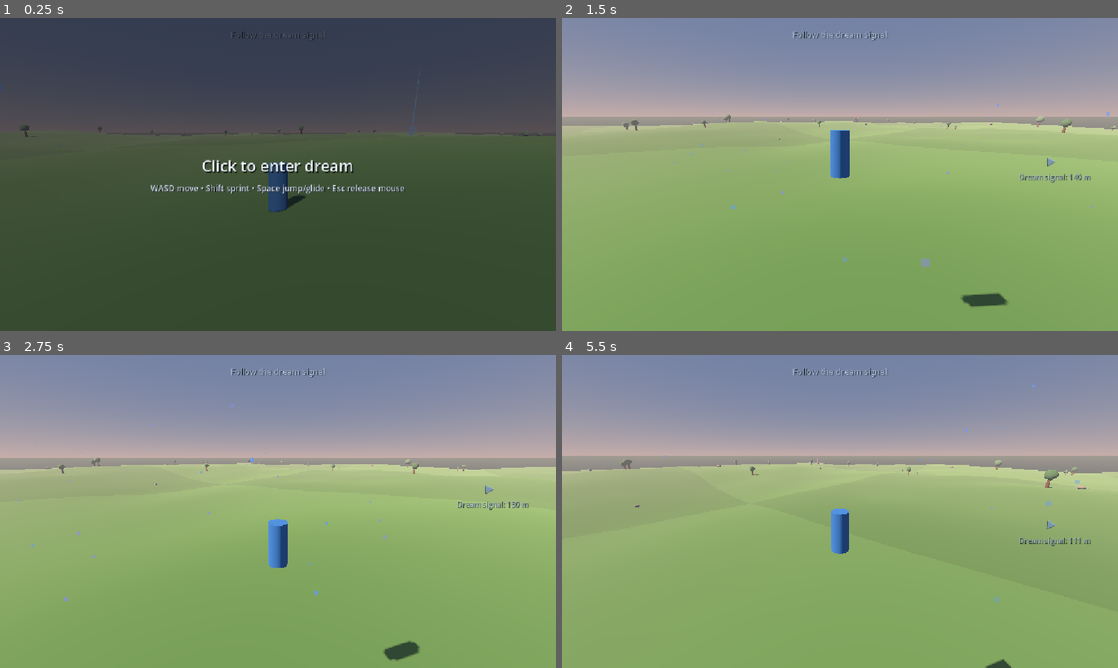
Above: before the commit, frames 1-4 (two rows, left to right).
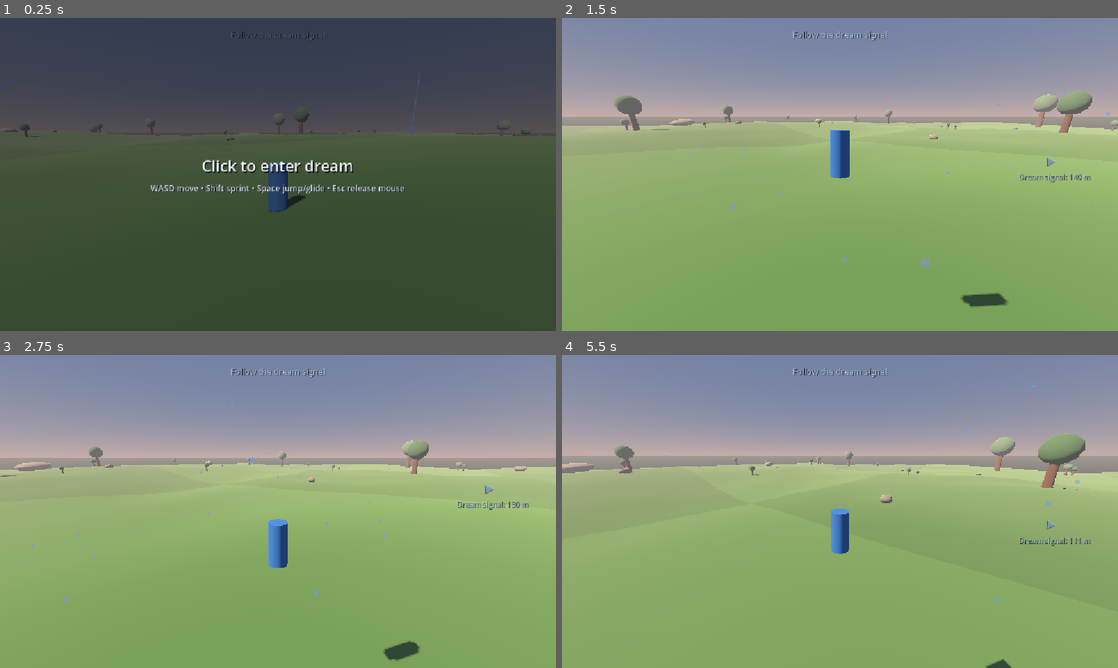
Above: after the commit, the same moments.

Repository: nimanimanima-rgb/DreamRunner
Game: Godot game, scene res://scenes/Game.tscn
The game is run twice, just before and just after one commit, with the same random seed, the same clock (stepped at 60 frames per second) and the same inputs.
Inputs (mouse positions are in pixels of both pictures, inside the frame that each line leads up to):
- Up to frame 1 (0.25 s): no input
- Up to frame 2 (1.5 s): tap Enter at 0.5 s; move the mouse to (962, 158) at 0.52 s; hold D (move_right) 0.53-1.28 s; hold Shift (sprint) 0.53-1.28 s; click (962, 158) at 0.67 s; tap Space (jump) at 0.77 s; move the mouse to (812, 174) at 1.27 s; hold W (move_forward) from 1.28 s (still down); tap Shift (sprint) at 1.35 s
- Up to frame 3 (2.75 s): keep holding W (move_forward); tap Space (jump) at 1.52 s; move the mouse to (289, 505) at 2.02 s; hold Shift (sprint) from 2.03 s (still down)
- Up to frame 4 (5.5 s): keep holding W (move_forward); move the mouse to (834, 517) at 2.77 s; release Shift (sprint) at 2.78 s; tap Shift (sprint) at 2.85, 4.35 s; click (834, 517) at 2.92 s; tap Space (jump) at 3.02, 3.77, 4.52 s; move the mouse to (878, 514) at 3.52 s; hold Shift (sprint) 3.53-4.28 s; move the mouse to (795, 508) at 4.27 s; move the mouse to (845, 511) at 5.02 s; hold Shift (sprint) from 5.03 s (still down); click (845, 511) at 5.17 s

The runs differ from the first frame. In frame 1, 0.1% of the frame differs, in the area x 1-96%, y 30-40%; in frame 2, 1.2%; in frame 3, 0.6%; in frame 4, 1.5%, in the area x 0-95%, y 24-49%.

Commit message:
Tune giant landmark scale

Diff:
--- a/scripts/debug_hud.gd
+++ b/scripts/debug_hud.gd
@@ -38,10 +38,12 @@
 		var chunk_coordinate = terrain_manager.call("get_current_chunk_coordinate")
 		var chunk_count = terrain_manager.call("get_active_chunk_count")
 		var prop_count = terrain_manager.call("get_active_prop_count")
+		var giant_landmark_count = terrain_manager.call("get_active_giant_landmark_count")
 		terrain_text = (
 			"\nChunk: (%d, %d)\n" % [chunk_coordinate.x, chunk_coordinate.y]
 			+ "Active chunks: %d\n" % chunk_count
-			+ "Active props: %d" % prop_count
+			+ "Active props: %d\n" % prop_count
+			+ "Giant forms: %d" % giant_landmark_count
 		)
 		if atmosphere != null:
 			terrain_text += "\nDream motes: %d" % atmosphere.call("get_active_mote_count")
--- a/scripts/terrain_chunk_manager.gd
+++ b/scripts/terrain_chunk_manager.gd
@@ -21,6 +21,30 @@
 @export var minimum_prop_spacing: float = 12.0
 @export var spawn_clear_radius: float = 55.0
 
+@export_group("Giant Revelation Landmarks")
+@export_range(2, 8, 1) var giant_region_size: int = 4
+@export_range(0.0, 1.0, 0.05) var giant_region_chance: float = 0.5
+@export var giant_start_clear_radius: float = 220.0
+@export var giant_prop_clearance: float = 60.0
+@export var guarantee_nearby_test_ring: bool = true
+@export var guaranteed_ring_chunk: Vector2i = Vector2i(2, 0)
+
+@export_group("Tree Scale Tuning")
+@export_range(3.0, 15.0, 0.5) var min_tree_height: float = 5.0
+@export_range(80.0, 200.0, 5.0) var max_giant_tree_height: float = 140.0
+@export_range(0.25, 0.6, 0.01) var large_tree_height_ratio: float = 0.42
+@export_range(0.05, 0.6, 0.01) var giant_tree_chance: float = 0.25
+@export_range(0.0, 0.5, 0.01) var world_tree_chance: float = 0.18
+
+@export_group("Stone Scale Tuning")
+@export_range(40.0, 120.0, 5.0) var min_pillar_height: float = 80.0
+@export_range(80.0, 180.0, 5.0) var max_pillar_height: float = 140.0
+@export_range(80.0, 160.0, 5.0) var min_monolith_height: float = 110.0
+@export_range(120.0, 220.0, 5.0) var max_monolith_height: float = 180.0
+@export_range(0.0, 0.2, 0.01) var large_boulder_chance: float = 0.06
+@export_range(0.0, 0.1, 0.005) var monumental_boulder_chance: float = 0.01
+@export_range(25.0, 80.0, 5.0) var max_monumental_boulder_height: float = 55.0
+
 @export_group("Placeholder Colors")
 @export var grass_color_a := Color(0.31, 0.48, 0.25)
 @export var grass_color_b := Color(0.28, 0.44, 0.23)
@@ -42,6 +66,9 @@
 var foliage_material: StandardMaterial3D
 var rock_material: StandardMaterial3D
 var landmark_material: StandardMaterial3D
+var pale_stone_material: StandardMaterial3D
+var dark_stone_material: StandardMaterial3D
+var faded_ring_material: StandardMaterial3D
 var foliage_materials: Array[StandardMaterial3D] = []
 var rock_materials: Array[StandardMaterial3D] = []
 var landmark_materials: Array[StandardMaterial3D] = []
@@ -50,12 +77,22 @@
 var foliage_mesh: SphereMesh
 var rock_mesh: SphereMesh
 var landmark_mesh: BoxMesh
+var giant_trunk_mesh: CylinderMesh
+var giant_canopy_mesh: SphereMesh
+var giant_pillar_mesh: BoxMesh
+var giant_monolith_mesh: BoxMesh
+var giant_ring_mesh: TorusMesh
 var trunk_shape: CylinderShape3D
 var rock_shape: BoxShape3D
 var landmark_shape: BoxShape3D
+var giant_trunk_shape: CylinderShape3D
+var giant_pillar_shape: BoxShape3D
+var giant_monolith_shape: BoxShape3D
 
 var chunk_prop_counts: Dictionary = {}
+var chunk_giant_counts: Dictionary = {}
 var active_prop_count: int = 0
+var active_giant_landmark_count: int = 0
 var animated_foliage: Array[Dictionary] = []
 var animated_landmarks: Array[Dictionary] = []
 var animation_time: float = 0.0
@@ -94,6 +131,12 @@
 	foliage_material = create_grass_material(foliage_color)
 	rock_material = create_grass_material(rock_color)
 	landmark_material = create_grass_material(landmark_color)
+	pale_stone_material = create_grass_material(Color(0.58, 0.59, 0.56))
+	dark_stone_material = create_grass_material(Color(0.25, 0.27, 0.28))
+	faded_ring_material = create_grass_material(Color(0.6, 0.63, 0.64))
+	faded_ring_material.emission_enabled = true
+	faded_ring_material.emission = Color(0.2, 0.23, 0.25)
+	faded_ring_material.emission_energy_multiplier = 0.18
 	foliage_materials = [
 		foliage_material,
 		create_grass_material(foliage_color.lightened(0.08)),
@@ -131,6 +174,30 @@
 	landmark_mesh = BoxMesh.new()
 	landmark_mesh.size = Vector3(2.5, 9.0, 2.5)
 
+	giant_trunk_mesh = CylinderMesh.new()
+	giant_trunk_mesh.top_radius = 2.4
+	giant_trunk_mesh.bottom_radius = 3.8
+	giant_trunk_mesh.height = 62.0
+	giant_trunk_mesh.radial_segments = 10
+
+	giant_canopy_mesh = SphereMesh.new()
+	giant_canopy_mesh.radius = 18.0
+	giant_canopy_mesh.height = 30.0
+	giant_canopy_mesh.radial_segments = 12
+	giant_canopy_mesh.rings = 6
+
+	giant_pillar_mesh = BoxMesh.new()
+	giant_pillar_mesh.size = Vector3(7.0, 120.0, 7.0)
+
+	giant_monolith_mesh = BoxMesh.new()
+	giant_monolith_mesh.size = Vector3(14.0, 90.0, 9.0)
+
+	giant_ring_mesh = TorusMesh.new()
+	giant_ring_mesh.inner_radius = 54.0
+	giant_ring_mesh.outer_radius = 60.0
+	giant_ring_mesh.rings = 48
+	giant_ring_mesh.ring_segments = 10
+
 	trunk_shape = CylinderShape3D.new()
 	trunk_shape.radius = 0.4
 	trunk_shape.height = 3.2
@@ -140,6 +207,16 @@
 
 	landmark_shape = BoxShape3D.new()
 	landmark_shape.size = Vector3(2.5, 9.0, 2.5)
+
+	giant_trunk_shape = CylinderShape3D.new()
+	giant_trunk_shape.radius = 3.4
+	giant_trunk_shape.height = 62.0
+
+	giant_pillar_shape = BoxShape3D.new()
+	giant_pillar_shape.size = Vector3(6.0, 20.0, 6.0)
+
+	giant_monolith_shape = BoxShape3D.new()
+	giant_monolith_shape.size = Vector3(10.0, 20.0, 7.0)
 
 
 func create_grass_material(color: Color) -> StandardMaterial3D:
@@ -207,18 +284,23 @@
 	collision.shape = terrain_mesh.create_trimesh_shape()
 	chunk.add_child(collision)
 
-	var prop_count := create_chunk_props(chunk, coordinate)
+	var generated_counts: Vector2i = create_chunk_props(chunk, coordinate)
+	var prop_count: int = generated_counts.x
+	var giant_count: int = generated_counts.y
 
 	add_child(chunk)
 	active_chunks[coordinate] = chunk
 	chunk_prop_counts[coordinate] = prop_count
+	chunk_giant_counts[coordinate] = giant_count
 	active_prop_count += prop_count
-
-
-func create_chunk_props(chunk: StaticBody3D, coordinate: Vector2i) -> int:
+	active_giant_landmark_count += giant_count
+
+
+func create_chunk_props(chunk: StaticBody3D, coordinate: Vector2i) -> Vector2i:
 	var random := RandomNumberGenerator.new()
 	random.seed = get_chunk_prop_seed(coordinate)
 	var prop_count := 0
+	var giant_count := 0
 	var placed_positions: Array[Vector2] = []
 
 	for tree_index in range(trees_per_chunk):
@@ -246,12 +328,24 @@
 					prop_count += 1
 
 	for rock_index in range(rocks_per_chunk):
-		var rock_position := get_random_prop_position(random, coordinate, placed_positions)
-		if (
+		var rock_size: float = get_rock_scale(random)
+		var rock_height: float = rock_size * 1.4
+		var rock_position: Vector3
+		if rock_height >= 8.0:
+			rock_position = get_large_rock_position(
+				random,
+				coordinate,
+				placed_positions,
+				rock_height
+			)
+		else:
+			rock_position = get_random_prop_position(random, coordinate, placed_positions)
+
+		if rock_position != Vector3.INF and (
 			is_spawn_area_clear(coordinate, rock_position)
 			and is_prop_spacing_clear(rock_position, placed_positions)
 		):
-			create_rock(chunk, rock_position, rock_index, random)
+			create_rock(chunk, rock_position, rock_index, random, rock_size)
 			placed_positions.append(Vector2(rock_position.x, rock_position.z))
 			prop_count += 1
 
@@ -265,7 +359,20 @@
 			placed_positions.append(Vector2(landmark_position.x, landmark_position.z))
 			prop_count += 1
 
-	return prop_count
+	if is_giant_landmark_chunk(coordinate):
+		var force_placement: bool = is_guaranteed_ring_chunk(coordinate)
+		var giant_position: Vector3 = get_giant_landmark_position(
+			random,
+			coordinate,
+			placed_positions,
+			force_placement
+		)
+		if giant_position != Vector3.INF:
+			create_giant_landmark(chunk, giant_position, random, coordinate)
+			prop_count += 1
+			giant_count = 1
+
+	return Vector2i(prop_count, giant_count)
 
 
 func get_chunk_prop_seed(coordinate: Vector2i) -> int:
@@ -273,6 +380,139 @@
 	mixed_seed ^= coordinate.x * 73856093
 	mixed_seed ^= coordinate.y * 19349663
 	return mixed_seed & 0x7fffffff
+
+
+func is_giant_landmark_chunk(coordinate: Vector2i) -> bool:
+	if is_guaranteed_ring_chunk(coordinate):
+		return true
+
+	var region := Vector2i(
+		floori(float(coordinate.x) / giant_region_size),
+		floori(float(coordinate.y) / giant_region_size)
+	)
+	var region_random := RandomNumberGenerator.new()
+	region_random.seed = get_chunk_prop_seed(region) ^ 0x35A71C
+	if region_random.randf() > giant_region_chance:
+		return false
+
+	var anchor := Vector2i(
+		region.x * giant_region_size + region_random.randi_range(0, giant_region_size - 1),
+		region.y * giant_region_size + region_random.randi_range(0, giant_region_size - 1)
+	)
+	return coordinate == anchor
+
+
+func is_guaranteed_ring_chunk(coordinate: Vector2i) -> bool:
+	return guarantee_nearby_test_ring and coordinate == guaranteed_ring_chunk
+
+
+func get_giant_landmark_position(
+	random: RandomNumberGenerator,
+	coordinate: Vector2i,
+	placed_positions: Array[Vector2],
+	force_placement: bool = false
+) -> Vector3:
+	var half_size: float = chunk_size * 0.5
+	var placement_margin: float = 32.0
+	var best_position := Vector3.INF
+	var best_score: float = -INF
+
+	for _attempt in range(18):
+		var candidate := Vector3(
+			random.randf_range(-half_size + placement_margin, half_size - placement_margin),
+			0.0,
+			random.randf_range(-half_size + placement_margin, half_size - placement_margin)
+		)
+		var world_x: float = coordinate.x * chunk_size + candidate.x
+		var world_z: float = coordinate.y * chunk_size + candidate.z
+		candidate.y = sample_height(world_x, world_z)
+
+		if Vector2(world_x, world_z).length() < giant_start_clear_radius:
+			continue
+		if not is_prop_spacing_clear(candidate, placed_positions, giant_prop_clearance):
+			continue
+		if not is_giant_site_suitable(world_x, world_z, candidate.y):
+			continue
+
+		var ridge_score: float = get_ridge_score(world_x, world_z, candidate.y)
+		if ridge_score > best_score:
+			best_score = ridge_score
+			best_position = candidate
+
+	if best_position != Vector3.INF or not force_placement:
+		return best_position
+
+	# The guaranteed test ring has no collision. If the ridge search is rejected,
+	# keep it visible by falling back to the center of its streamed chunk.
+	var fallback := Vector3.ZERO
+	var fallback_world_x: float = coordinate.x * chunk_size
+	var fallback_world_z: float = coordinate.y * chunk_size
+	fallback.y = sample_height(fallback_world_x, fallback_world_z)
+	return fallback
+
+
+func is_giant_site_suitable(world_x: float, world_z: float, center_height: float) -> bool:
+	var sample_offset: float = 10.0
+	var maximum_height_change: float = 5.0
+	var offsets: Array[Vector2] = [
+		Vector2(sample_offset, 0.0),
+		Vector2(-sample_offset, 0.0),
+		Vector2(0.0, sample_offset),
+		Vector2(0.0, -sample_offset),
+	]
+	for offset in offsets:
+		var nearby_height: float = sample_height(world_x + offset.x, world_z + offset.y)
+		if absf(nearby_height - center_height) > maximum_height_change:
+			return false
+	return true
+
+
+func get_ridge_score(world_x: float, world_z: float, center_height: float) -> float:
+	var sample_offset: float = 24.0
+	var surrounding_height: float = (
+		sample_height(world_x + sample_offset, world_z)
+		+ sample_height(world_x - sample_offset, world_z)
+		+ sample_height(world_x, world_z + sample_offset)
+		+ sample_height(world_x, world_z - sample_offset)
+	) * 0.25
+	return center_height - surrounding_height + center_height * 0.08
+
+
+func get_large_rock_position(
+	random: RandomNumberGenerator,
+	coordinate: Vector2i,
+	placed_positions: Array[Vector2],
+	rock_height: float
+) -> Vector3:
+	var half_size: float = chunk_size * 0.5
+	var placement_margin: float = 28.0
+	var required_clearance: float = 60.0 if rock_height >= 25.0 else 28.0
+	var start_clearance: float = giant_start_clear_radius if rock_height >= 25.0 else 120.0
+	var best_position := Vector3.INF
+	var best_score: float = -INF
+
+	for _attempt in range(14):
+		var candidate := Vector3(
+			random.randf_range(-half_size + placement_margin, half_size - placement_margin),
+			0.0,
+			random.randf_range(-half_size + placement_margin, half_size - placement_margin)
+		)
+		var world_x: float = coordinate.x * chunk_size + candidate.x
+		var world_z: float = coordinate.y * chunk_size + candidate.z
+		candidate.y = sample_height(world_x, world_z)
+		if Vector2(world_x, world_z).length() < start_clearance:
+			continue
+		if not is_prop_spacing_clear(candidate, placed_positions, required_clearance):
+			continue
+		if not is_giant_site_suitable(world_x, world_z, candidate.y):
+			continue
+
+		var score: float = get_ridge_score(world_x, world_z, candidate.y)
+		if score > best_score:
+			best_score = score
+			best_position = candidate
+
+	return best_position
 
 
 func get_random_prop_position(
@@ -334,6 +574,197 @@
 	return true
 
 
+func create_giant_landmark(
+	chunk: StaticBody3D,
+	base_position: Vector3,
+	random: RandomNumberGenerator,
+	coordinate: Vector2i
+) -> void:
+	var form_type: int
+	if is_guaranteed_ring_chunk(coordinate):
+		form_type = 3
+	elif random.randf() < giant_tree_chance:
+		form_type = 0
+	else:
+		form_type = random.randi_range(1, 3)
+	match form_type:
+		0:
+			create_solitary_giant_tree(chunk, base_position, random)
+		1:
+			create_pale_stone_pillar(chunk, base_position, random)
+		2:
+			create_tilted_monolith(chunk, base_position, random)
+		_:
+			create_horizon_ring(chunk, base_position, random)
+
+
+func create_solitary_giant_tree(
+	chunk: StaticBody3D,
+	base_position: Vector3,
+	random: RandomNumberGenerator
+) -> void:
+	var target_height: float = get_revelation_tree_height(random)
+	var base_giant_tree_height: float = 88.0
+	var giant_tree_scale: float = target_height / base_giant_tree_height
+	var giant_tree := Node3D.new()
+	giant_tree.name = "Revelation_GiantTree"
+	giant_tree.position = base_position
+	giant_tree.rotation.y = random.randf_range(-PI, PI)
+	giant_tree.scale = Vector3.ONE * giant_tree_scale
+
+	var trunk := MeshInstance3D.new()
+	trunk.name = "Trunk"
+	trunk.position.y = 31.0
+	trunk.mesh = giant_trunk_mesh
+	trunk.material_override = trunk_material
+	giant_tree.add_child(trunk)
+
+	var main_canopy := create_giant_canopy(
+		"MainCanopy",
+		Vector3(0.0, 73.0, 0.0),
+		Vector3(1.0, 1.0, 1.0),
+		random
+	)
+	giant_tree.add_child(main_canopy)
+	giant_tree.add_child(create_giant_canopy(
+		"SideCanopyA",
+		Vector3(-11.0, 67.0, 4.0),
+		Vector3(0.72, 0.78, 0.72),
+		random
+	))
+	giant_tree.add_child(create_giant_canopy(
+		"SideCanopyB",
+		Vector3(10.0, 69.0, -5.0),
+		Vector3(0.65, 0.72, 0.65),
+		random
+	))
+	chunk.add_child(giant_tree)
+	animated_foliage.append({
+		"node": main_canopy,
+		"phase": random.randf_range(0.0, TAU),
+		"strength": 0.012,
+	})
+
+	var collision := CollisionShape3D.new()
+	collision.name = "GiantTreeCollision"
+	collision.position = base_position + Vector3.UP * 31.0 * giant_tree_scale
+	collision.shape = giant_trunk_shape
+	collision.scale = Vector3.ONE * giant_tree_scale
+	chunk.add_child(collision)
+
+
+func get_revelation_tree_height(random: RandomNumberGenerator) -> float:
+	if random.randf() < world_tree_chance:
+		return max_giant_tree_height
+	return random.randf_range(
+		max_giant_tree_height * 0.58,
+		max_giant_tree_height * 0.85
+	)
+
+
+func create_giant_canopy(
+	canopy_name: String,
+	canopy_position: Vector3,
+	canopy_scale: Vector3,
+	random: RandomNumberGenerator
+) -> MeshInstance3D:
+	var canopy := MeshInstance3D.new()
+	canopy.name = canopy_name
+	canopy.position = canopy_position
+	canopy.rotation.y = random.randf_range(-PI, PI)
+	canopy.scale = canopy_scale
+	canopy.mesh = giant_canopy_mesh
+	canopy.material_override = foliage_materials[
+		random.randi_range(0, foliage_materials.size() - 1)
+	]
+	return canopy
+
+
+func create_pale_stone_pillar(
+	chunk: StaticBody3D,
+	base_position: Vector3,
+	random: RandomNumberGenerator
+) -> void:
+	var target_height: float = random.randf_range(min_pillar_height, max_pillar_height)
+	var height_scale: float = target_height / 120.0
+	var width_scale: float = random.randf_range(0.82, 1.2)
+	var depth_scale: float = random.randf_range(0.82, 1.2)
+	var pillar := MeshInstance3D.new()
+	pillar.name = "Revelation_PalePillar"
+	pillar.position = base_position + Vector3.UP * target_height * 0.5
+	pillar.rotation.y = random.randf_range(-PI, PI)
+	pillar.rotation.z = random.randf_range(-0.02, 0.02)
+	pillar.scale = Vector3(width_scale, height_scale, depth_scale)
+	pillar.mesh = giant_pillar_mesh
+	pillar.material_override = pale_stone_material
+	chunk.add_child(pillar)
+
+	var collision := CollisionShape3D.new()
+	collision.name = "PalePillarCollision"
+	collision.position = base_position + Vector3.UP * 10.0
+	collision.rotation.y = pillar.rotation.y
+	collision.shape = giant_pillar_shape
+	collision.scale = Vector3(
+		minf(width_scale, 1.0),
+		1.0,
+		minf(depth_scale, 1.0)
+	)
+	chunk.add_child(collision)
+
+
+func create_tilted_monolith(
+	chunk: StaticBody3D,
+	base_position: Vector3,
+	random: RandomNumberGenerator
+) -> void:
+	var target_height: float = random.randf_range(min_monolith_height, max_monolith_height)
+	var height_scale: float = target_height / 90.0
+	var width_scale: float = random.randf_range(0.78, 1.28)
+	var depth_scale: float = random.randf_range(0.82, 1.22)
+	var monolith := MeshInstance3D.new()
+	monolith.name = "Revelation_TiltedMonolith"
+	monolith.position = base_position + Vector3.UP * target_height * 0.46
+	monolith.rotation.y = random.randf_range(-PI, PI)
+	monolith.rotation.z = random.randf_range(-0.12, 0.12)
+	monolith.scale = Vector3(width_scale, height_scale, depth_scale)
+	monolith.mesh = giant_monolith_mesh
+	monolith.material_override = dark_stone_material
+	chunk.add_child(monolith)
+
+	var collision := CollisionShape3D.new()
+	collision.name = "TiltedMonolithCollision"
+	collision.position = base_position + Vector3.UP * 10.0
+	collision.rotation.y = monolith.rotation.y
+	collision.shape = giant_monolith_shape
+	collision.scale = Vector3(
+		minf(width_scale, 1.0),
+		1.0,
+		minf(depth_scale, 1.0)
+	)
+	chunk.add_child(collision)
+
+
+func create_horizon_ring(
+	chunk: StaticBody3D,
+	base_position: Vector3,
+	_random: RandomNumberGenerator
+) -> void:
+	var ring := MeshInstance3D.new()
+	ring.name = "Revelation_HorizonRing"
+	ring.position = base_position + Vector3.UP * 62.0
+	var ring_world_position: Vector3 = chunk.position + ring.position
+	var facing_direction := Vector3(
+		-ring_world_position.x,
+		0.0,
+		-ring_world_position.z
+	).normalized()
+	var facing_yaw: float = atan2(facing_direction.x, facing_direction.z)
+	ring.rotation = Vector3(PI * 0.5, facing_yaw, 0.0)
+	ring.mesh = giant_ring_mesh
+	ring.material_override = faded_ring_material
+	chunk.add_child(ring)
+
+
 func create_tree(
 	chunk: StaticBody3D,
 	base_position: Vector3,
@@ -378,30 +809,49 @@
 
 func get_tree_scale(random: RandomNumberGenerator) -> float:
 	var size_roll: float = random.randf()
-	if size_roll < 0.12:
-		return random.randf_range(0.75, 1.0)
-	if size_roll < 0.72:
-		return random.randf_range(1.15, 1.65)
-	if size_roll < 0.95:
-		return random.randf_range(1.8, 2.45)
-	return random.randf_range(2.8, 3.4)
+	var target_height: float
+	var ordinary_height_ceiling: float = maxf(min_tree_height, max_giant_tree_height * 0.1)
+	var tall_height_ceiling: float = maxf(
+		ordinary_height_ceiling,
+		max_giant_tree_height * 0.22
+	)
+	var large_height_ceiling: float = maxf(
+		tall_height_ceiling,
+		max_giant_tree_height * large_tree_height_ratio
+	)
+
+	if size_roll < 0.58:
+		target_height = random.randf_range(min_tree_height, ordinary_height_ceiling)
+	elif size_roll < 0.9:
+		target_height = random.randf_range(ordinary_height_ceiling, tall_height_ceiling)
+	elif size_roll < 0.95:
+		target_height = random.randf_range(tall_height_ceiling, large_height_ceiling * 0.72)
+	else:
+		target_height = random.randf_range(large_height_ceiling * 0.72, large_height_ceiling)
+
+	# The regular tree primitive reaches 5.7 meters at scale 1.0.
+	return target_height / 5.7
 
 
 func create_rock(
 	chunk: StaticBody3D,
 	base_position: Vector3,
 	index: int,
-	random: RandomNumberGenerator
+	random: RandomNumberGenerator,
+	rock_size: float
 ) -> void:
 	var rock := MeshInstance3D.new()
-	var rock_size: float = get_rock_scale(random)
+	var target_height: float = rock_size * 1.4
+	var is_large_boulder: bool = target_height >= 8.0
+	var horizontal_min: float = 1.15 if is_large_boulder else 0.85
+	var horizontal_max: float = 1.75 if is_large_boulder else 1.35
 	var rock_scale := Vector3(
-		rock_size * random.randf_range(0.82, 1.18),
-		rock_size * random.randf_range(0.72, 1.08),
-		rock_size * random.randf_range(0.82, 1.18)
+		rock_size * random.randf_range(horizontal_min, horizontal_max),
+		rock_size * random.randf_range(0.85, 1.05),
+		rock_size * random.randf_range(horizontal_min * 0.9, horizontal_max * 0.92)
 	)
 	rock.name = "Rock_%d" % index
-	rock.position = base_position + Vector3(0.0, 0.7 * rock_scale.y, 0.0)
+	rock.position = base_position + Vector3(0.0, 0.52 * rock_scale.y, 0.0)
 	rock.rotation.y = random.randf_range(-PI, PI)
 	rock.rotation.z = random.randf_range(-0.12, 0.12)
 	rock.scale = rock_scale
@@ -411,21 +861,33 @@
 
 	var collision := CollisionShape3D.new()
 	collision.name = "RockCollision_%d" % index
-	collision.position = base_position + Vector3(0.0, 0.5 * rock_scale.y, 0.0)
 	collision.shape = rock_shape
-	collision.scale = rock_scale
+	if is_large_boulder:
+		var base_collision_scale := Vector3(
+			rock_scale.x * 0.72,
+			minf(rock_scale.y * 0.35, 8.0),
+			rock_scale.z * 0.72
+		)
+		collision.position = base_position + Vector3.UP * base_collision_scale.y * 0.5
+		collision.scale = base_collision_scale
+	else:
+		collision.position = base_position + Vector3.UP * rock_scale.y * 0.5
+		collision.scale = rock_scale
 	chunk.add_child(collision)
 
 
 func get_rock_scale(random: RandomNumberGenerator) -> float:
 	var size_roll: float = random.randf()
-	if size_roll < 0.18:
-		return random.randf_range(0.7, 1.0)
-	if size_roll < 0.72:
-		return random.randf_range(1.2, 1.8)
-	if size_roll < 0.95:
-		return random.randf_range(2.0, 2.8)
-	return random.randf_range(3.2, 4.2)
+	var target_height: float
+	if size_roll < monumental_boulder_chance:
+		target_height = random.randf_range(25.0, max_monumental_boulder_height)
+	elif size_roll < monumental_boulder_chance + large_boulder_chance:
+		target_height = random.randf_range(8.0, 20.0)
+	elif size_roll < 0.58:
+		target_height = random.randf_range(1.0, 3.2)
+	else:
+		target_height = random.randf_range(3.2, 7.5)
+	return target_height / 1.4
 
 
 func create_landmark(
@@ -566,7 +1028,9 @@
 	var chunk: StaticBody3D = active_chunks[coordinate]
 	remove_chunk_animation_entries(chunk)
 	active_prop_count -= chunk_prop_counts.get(coordinate, 0)
+	active_giant_landmark_count -= chunk_giant_counts.get(coordinate, 0)
 	chunk_prop_counts.erase(coordinate)
+	chunk_giant_counts.erase(coordinate)
 	active_chunks.erase(coordinate)
 	chunk.queue_free()
 
@@ -593,3 +1057,7 @@
 
 func get_active_prop_count() -> int:
 	return active_prop_count
+
+
+func get_active_giant_landmark_count() -> int:
+	return active_giant_landmark_count
Not shown, changed: CURRENT_STATE.md
Not shown, changed: ROADMAP.md
